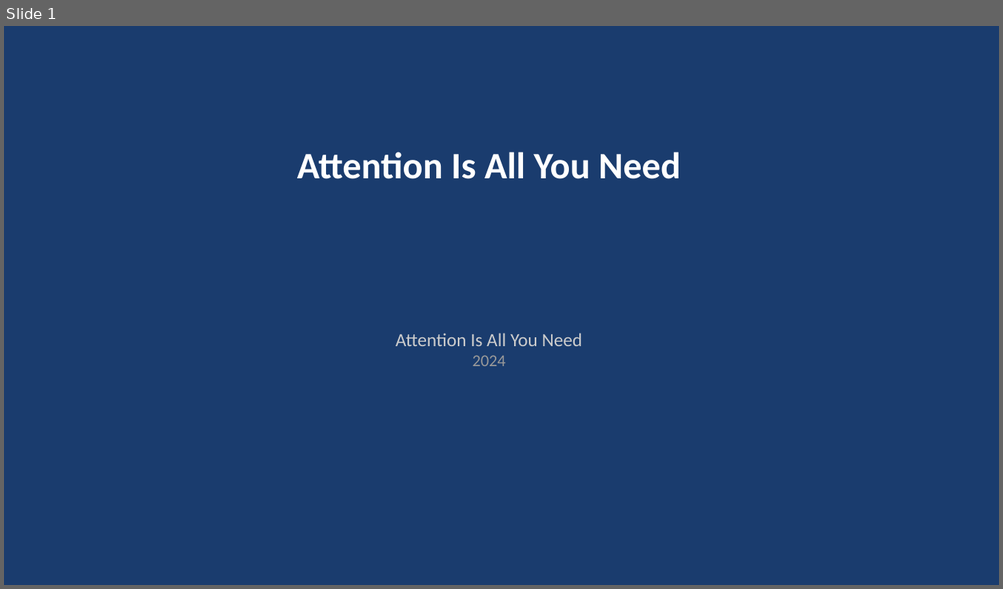
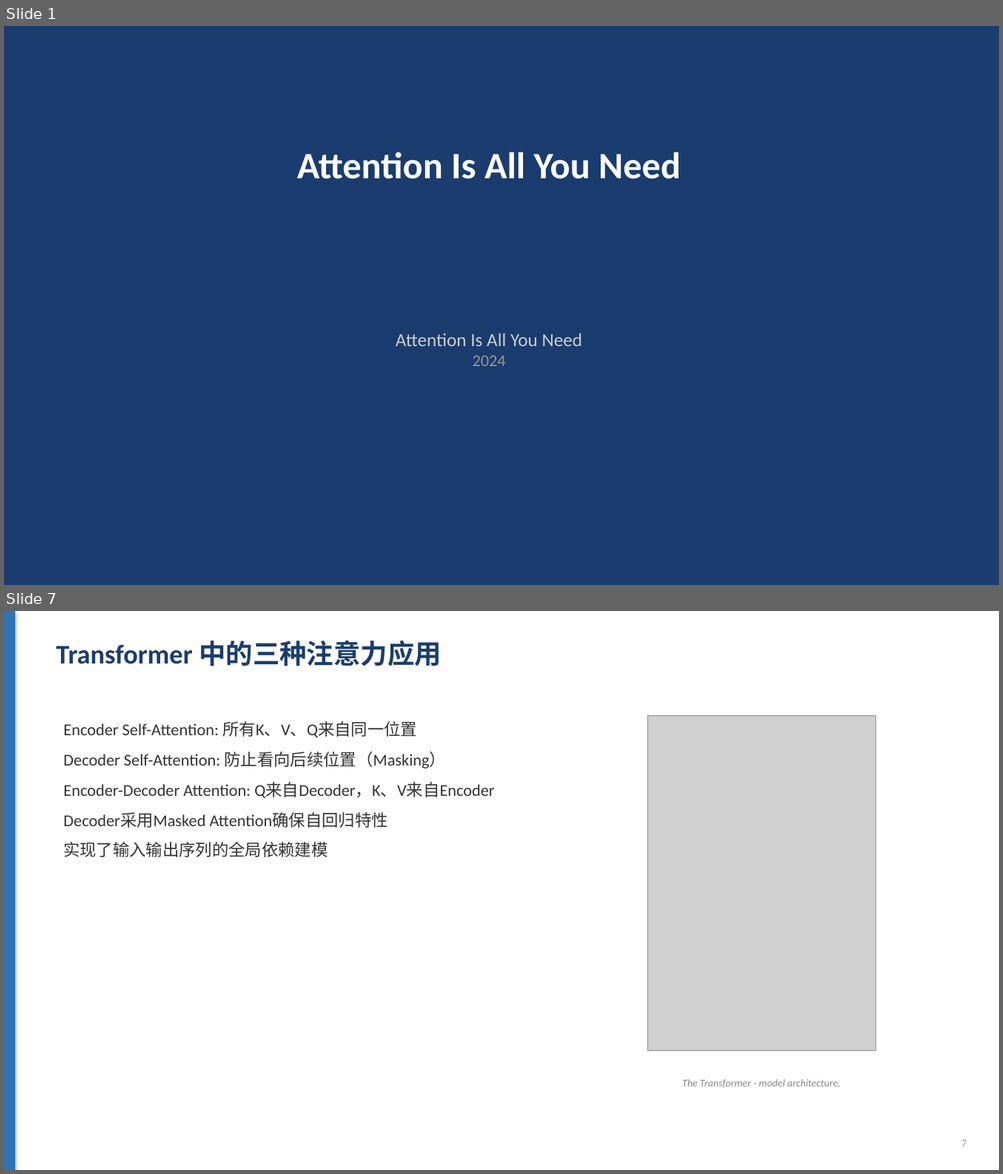
Before and after one commit to bcefghj/scholarflow, a slide deck: examples/attention_is_all_you_need/slides.pptx. Shown one above the other, each under a label of ours: slide 1 before the commit, slides 1 and 7 after it; the slides between them are not shown. The pictures are 1003x589 and 1003x1174 pixels, drawn with LibreOffice and Linux fonts; fonts in the diff are those of the drawing; grey boxes stand for pictures. Boxes give left, top, right and bottom in pixels: in the first picture for what was removed or moved away, otherwise in the second. Text is boxed around its words. In the diff, an @@ line names an element or a change of style, - is before the commit and + after.

```diff
--- a/examples/attention_is_all_you_need/slides.pptx
+++ b/examples/attention_is_all_you_need/slides.pptx
@@ slide 7 added at (x1=4, y1=611, x2=999, y2=1170), background #FFFFFF @@
@@ rectangle added at (x1=4, y1=611, x2=15, y2=1170), fill #2E75B6 @@
@@ text added at (x1=56, y1=640, x2=441, y2=667), 26 pt, text #1A3C6E, bold @@
+Transformer 中的三种注意力应用
@@ text added at (x1=63, y1=721, x2=495, y2=857), 16 pt, text #333333 @@
+Encoder Self-Attention: 所有K、V、Q来自同一位置
+Decoder Self-Attention: 防止看向后续位置（Masking）
+Encoder-Decoder Attention: Q来自Decoder，K、V来自Encoder
+Decoder采用Masked Attention确保自回归特性
+实现了输入输出序列的全局依赖建模
@@ picture added at (x1=647, y1=715, x2=875, y2=1051) @@
@@ text added at (x1=682, y1=1079, x2=840, y2=1088), 10 pt, text #888888, italic @@
+The Transformer - model architecture.
@@ text added at (x1=961, y1=1140, x2=966, y2=1147), 10 pt, text #999999 @@
+7
```
Also in this commit, not shown: 8 slides changed, 4 other slides added, 4 slides removed, 39 other files.
